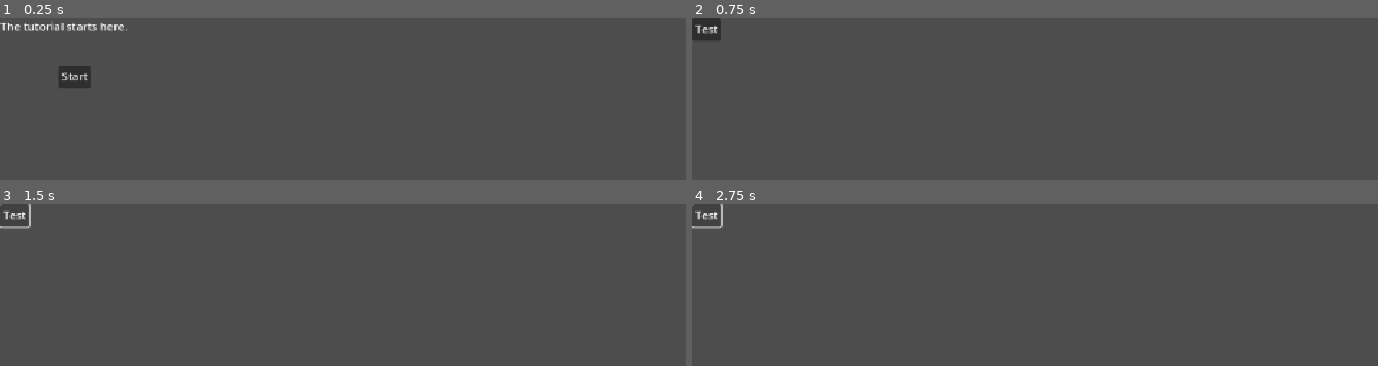
Above: before the commit, frames 1-4 (two rows, left to right).
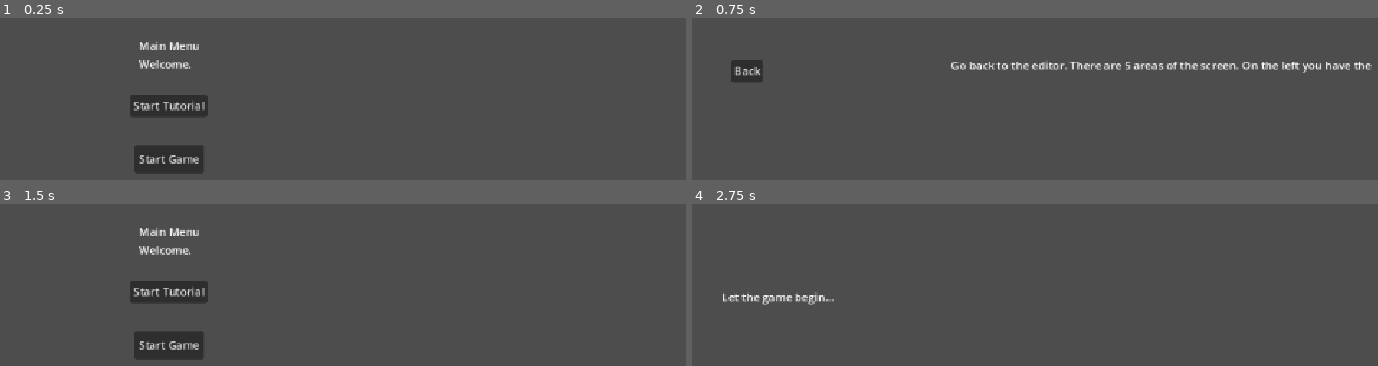
Above: after the commit, the same moments.

Repository: JoeyGiordano/JGZGodotGameTemplate
Game: Godot game, scene res://game_container/game_container.tscn
Same seed, same stepped clock (60 frames per second), same inputs: the game is played once before the commit and once after it.
Inputs:
- Up to frame 1 (0.25 s): no input
- Up to frame 2 (0.75 s): click "Start" (after the commit: "Start Tutorial") at 0.5 s
- Up to frame 3 (1.5 s): click "Test" (after the commit: "Back") at 1.25 s
- Up to frame 4 (2.75 s): click "Test" (after the commit: "Start Game") at 2 s

The runs differ from the first frame. In frame 1, 4.5% of the frame differs, in the area x 0-31%, y 1-97%; in frame 2, 2.9%; in frame 3, 3.7%; in frame 4, 0.7%.

Commit message:
Up and running

Diff:
--- a/game_container/game_container.gd
+++ b/game_container/game_container.gd
@@ -27,7 +27,7 @@
 func switch_active_scene(scene : PackedScene) :
 	#replace the scene in the ActiveSceneHolder with a newly instantiated PackedScene scene
 	ActiveSceneHolder.get_child(0).queue_free() #sets the node to be deleted
-	ActiveSceneHolder.remove_child(get_child(0)) #unchilds the node, undisplaying it
+	ActiveSceneHolder.remove_child(ActiveSceneHolder.get_child(0)) #unchilds the node, undisplaying it
 	var s = scene.instantiate() #creates a new instance of the new scene
 	ActiveSceneHolder.add_child(s) #adds the new scene instance as a child, displaying it
 
--- a/game_container/game_container.tscn
+++ b/game_container/game_container.tscn
@@ -1,7 +1,7 @@
 [gd_scene load_steps=4 format=3 uid="uid://dajeyyd76x0vu"]
 
 [ext_resource type="Script" uid="uid://dmpjidxc4uoxo" path="res://game_container/game_container.gd" id="1_nfc83"]
-[ext_resource type="PackedScene" uid="uid://dyo2pfrgutft0" path="res://scenes/MAIN_TUTORIAL.tscn" id="2_ukxy1"]
+[ext_resource type="PackedScene" uid="uid://dyo2pfrgutft0" path="res://scenes/MAIN_MENU.tscn" id="2_ukxy1"]
 [ext_resource type="Script" uid="uid://cii1xpdvcv6m6" path="res://scripts/manager.gd" id="3_ukxy1"]
 
 [node name="GameContainer" type="Node"]
@@ -9,7 +9,7 @@
 
 [node name="ActiveSceneHolder" type="Node" parent="."]
 
-[node name="MainTutorial" parent="ActiveSceneHolder" instance=ExtResource("2_ukxy1")]
+[node name="MainMenu" parent="ActiveSceneHolder" instance=ExtResource("2_ukxy1")]
 
 [node name="Manager" type="Node" parent="."]
 script = ExtResource("3_ukxy1")
--- /dev/null
+++ b/scenes/MAIN_MENU.tscn
@@ -0,0 +1,31 @@
+[gd_scene load_steps=2 format=3 uid="uid://dyo2pfrgutft0"]
+
+[ext_resource type="Script" uid="uid://cxdfw524v3ow5" path="res://scripts/switch_to_scene.gd" id="1_sbm4f"]
+
+[node name="MainMenu" type="Node2D"]
+
+[node name="Label" type="Label" parent="."]
+offset_left = 199.0
+offset_top = 28.0
+offset_right = 382.0
+offset_bottom = 77.0
+text = "Main Menu
+Welcome."
+
+[node name="Button" type="Button" parent="."]
+offset_left = 187.0
+offset_top = 110.0
+offset_right = 298.0
+offset_bottom = 141.0
+text = "Start Tutorial"
+script = ExtResource("1_sbm4f")
+switch_to = "uid://cod7m8624uqbg"
+
+[node name="Button2" type="Button" parent="."]
+offset_left = 193.0
+offset_top = 183.0
+offset_right = 293.0
+offset_bottom = 223.0
+text = "Start Game"
+script = ExtResource("1_sbm4f")
+switch_to = "uid://bahxih6tvutal"
--- a/scenes/MAIN_TUTORIAL.tscn
+++ /dev/null
@@ -1,19 +0,0 @@
-[gd_scene load_steps=2 format=3 uid="uid://dyo2pfrgutft0"]
-
-[ext_resource type="Script" uid="uid://cxdfw524v3ow5" path="res://scripts/switch_to_scene.gd" id="1_sbm4f"]
-
-[node name="MainTutorial" type="Node2D"]
-
-[node name="Label" type="Label" parent="."]
-offset_right = 40.0
-offset_bottom = 23.0
-text = "The tutorial starts here."
-
-[node name="Button" type="Button" parent="."]
-offset_left = 84.0
-offset_top = 68.0
-offset_right = 130.0
-offset_bottom = 99.0
-text = "Start"
-script = ExtResource("1_sbm4f")
-switch_to = "uid://cod7m8624uqbg"
--- /dev/null
+++ b/scenes/game1_1.tscn
@@ -0,0 +1,10 @@
+[gd_scene format=3 uid="uid://bahxih6tvutal"]
+
+[node name="Game11" type="Node2D"]
+
+[node name="Label" type="Label" parent="."]
+offset_left = 42.0
+offset_top = 122.0
+offset_right = 203.0
+offset_bottom = 145.0
+text = "Let the game begin..."
--- a/scenes/tutorial_page_1.1.tscn
+++ /dev/null
@@ -1,12 +0,0 @@
-[gd_scene load_steps=2 format=3 uid="uid://cod7m8624uqbg"]
-
-[ext_resource type="Script" uid="uid://bymmvasll0qe5" path="res://scripts/call_function.gd" id="1_n336s"]
-
-[node name="TutorialPage1_1" type="Node2D"]
-
-[node name="Button" type="Button" parent="."]
-offset_right = 8.0
-offset_bottom = 8.0
-text = "Test"
-script = ExtResource("1_n336s")
-function_name = "jerry_is_dead"
--- a/scripts/call_function.gd
+++ b/scripts/call_function.gd
@@ -1,6 +1,8 @@
 extends Button
 
 @export var function_name : String
+
+@export var parameters : Array
 
 func _ready() :
 	#connect the button's pressed signal to on_pressed()
@@ -8,6 +10,10 @@
 
 func on_pressed() :
 	if !GameContainer.GC.manager.has_method(function_name) :
-		push_error("function name attached to button \"" + text + "\" does not exist. Check for spelling or create a function")
+		push_error("Function name attached to button \"" + text + "\" does not exist. Check for spelling or create a function")
 		return
-	GameContainer.GC.manager.call_deferred(function_name)
+	if parameters.size() != GameContainer.GC.manager.get_method_argument_count(function_name) :
+		push_error("Function attached to button \"" + text + "\" has been called with the incorrect number of parameters. Check the parameters list and the method definition.")
+
+	#had to do it this way because call_deferred doesn't take an array as a substitute for a variable number of parameters
+	Callable(GameContainer.GC.manager, function_name).callv(parameters)
--- a/scripts/manager.gd
+++ b/scripts/manager.gd
@@ -3,21 +3,28 @@
 
 ###### LIST OF VARIABLES ######
 
-
+var is_jerry_alive : bool = true
+var jerrys_health : int = 0
 
 #### END LIST OF VARIABLES ####
 
-func switch_to_scene(scene_path : String) :
-	#needs to use the full path name like "res://folder/subfolder/etc/titlescene.tscn"
-	GameContainer.GC.switch_to_scene(scene_path)
+#nothing to see here
 
 ###### LIST OF FUNCTIONS ######
 
 func jerry_is_dead() :
 	print("he's dead")
 
+func wait_jerrys_alive(health : int) :
+	print("wait, Jerry's alive and he has " + str(health) + " remaining" )
 
 
 
 
 #### END LIST OF FUNCTIONS ####
+
+
+# Resource function, please do not touch
+func switch_to_scene(scene_path : String) :
+	#needs to use the full path name like "res://folder/subfolder/etc/titlescene.tscn"
+	GameContainer.GC.switch_to_scene(scene_path)
--- a/scripts/switch_to_scene.gd
+++ b/scripts/switch_to_scene.gd
@@ -8,4 +8,4 @@
 
 func on_pressed() :
 	#tell the GameContainer to switch the scene to the scene with the name switch_to
-	GameContainer.GC.switch_to_scene(switch_to)
+	GameContainer.GC.call_deferred("switch_to_scene", switch_to)
--- /dev/null
+++ b/tutorial/tutorial1_1.tscn
@@ -0,0 +1,21 @@
+[gd_scene load_steps=2 format=3 uid="uid://cod7m8624uqbg"]
+
+[ext_resource type="Script" uid="uid://cxdfw524v3ow5" path="res://scripts/switch_to_scene.gd" id="1_xemnx"]
+
+[node name="Tutorial1_1" type="Node2D"]
+
+[node name="Button" type="Button" parent="."]
+offset_left = 56.0
+offset_top = 60.0
+offset_right = 97.0
+offset_bottom = 91.0
+text = "Back"
+script = ExtResource("1_xemnx")
+switch_to = "uid://dyo2pfrgutft0"
+
+[node name="Label" type="Label" parent="."]
+offset_left = 372.0
+offset_top = 56.0
+offset_right = 412.0
+offset_bottom = 79.0
+text = "Go back to the editor. There are 5 areas of the screen. On the left you have the "
